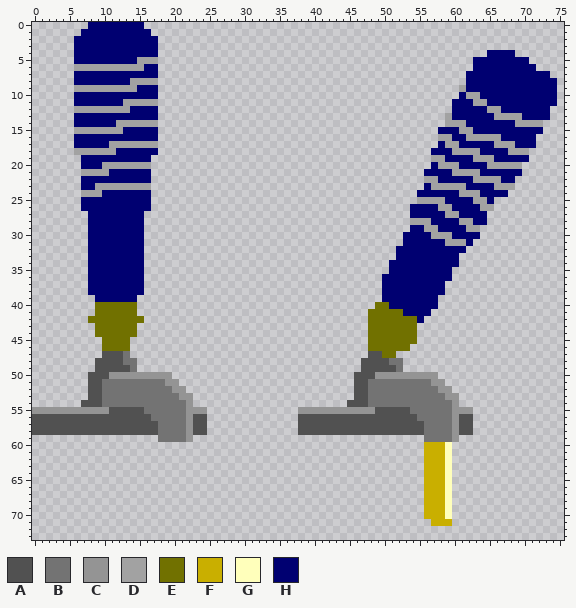
Two versions of one sprite sheet, Sprites/BarTap1.png. The picture above was drawn from the file before the commit.
The file is 76x74 pixels.
Palette (. is transparent): A #515151  B #737373  C #949494  D #a2a2a2  E #717100  F #c9af00  G #ffffbb  H #000071
Pixels before, first column x 0:
 0 ........HHHHHHHH...........................................................
 1 .......HHHHHHHHHH..........................................................
 2 ......HHHHHHHHHHHH.........................................................
 3 ......HHHHHHHHHHHH.........................................................
 4 ......HHHHHHHHHHHH...............................................HHHH......
 5 ......HHHHHHHHHDDD.............................................HHHHHHHH....
 6 ......DDDDDDDDDDHH.............................................HHHHHHHHH...
 7 ......HHHHHHHHHHHH............................................HHHHHHHHHHHH.
 8 ......HHHHHHHHDDDD............................................HHHHHHHHHHHHH
 9 ......DDDDDDDDDHHH...........................................DHHHHHHHHHHHHH
10 ......HHHHHHHHHHHH...........................................HDDHHHHHHHHHHH
11 ......HHHHHHHDDDDD..........................................HHHDDHHHHHHHHHH
12 ......DDDDDDDDHHHH..........................................HHHHHDDHHHHHHH.
13 ......HHHHHHHHHHHH.........................................DHHHHHHDDDDHHHH.
14 ......HHHHHHDDDDDD.........................................DDDHHHHHHHDDDD..
15 ......DDDDDDDHHHHH........................................HHHDDHHHHHHHHHH..
16 ......HHHHHHHHHHHH........................................DDHHDDDDDHHHHH...
17 ......HHHHHDDDDDDD........................................HDDHHHHHDDDHHH...
18 ......DDDDDDHHHHHH.......................................HHHDDDDHHHHDDD....
19 .......HHHHHHHHHH........................................DDHHHHDDDHHHHH....
20 .......HHHDDDDDDD........................................HDDDHHHHDDDDD.....
21 .......DDDDHHHHHH.......................................HHHHDDDDHHHHHH.....
22 .......HHHHHHHHHH.......................................DDHHHHHDDDDHH......
23 .......HHDDDDDDDD.......................................HDDDDDHHHHDDD......
24 .......DDDHHHHHHH......................................HHHHHHDDDHHHH.......
25 .......HHHHHHHHHH......................................DDDDHHHHDDH.........
26 .......HHHHHHHHHH.....................................HHHHDDHHHHDD.........
27 ........HHHHHHHH......................................HHHHHDDHHHH..........
28 ........HHHHHHHH......................................DDDHHHHDDHH..........
29 ........HHHHHHHH......................................HHDDHHHHDD...........
30 ........HHHHHHHH.....................................HHHHDDDHHHH...........
31 ........HHHHHHHH.....................................HHHHHHDDDH............
32 ........HHHHHHHH....................................HHHHHHHHHH.............
33 ........HHHHHHHH....................................HHHHHHHHH..............
34 ........HHHHHHHH...................................HHHHHHHHHH..............
35 ........HHHHHHHH...................................HHHHHHHHH...............
36 ........HHHHHHHH..................................HHHHHHHHHH...............
37 ........HHHHHHHH..................................HHHHHHHHH................
38 ........HHHHHHHH..................................HHHHHHHHH................
39 .........HHHHHH...................................HHHHHHHH.................
40 .........EEEEEE..................................EEHHHHHHH.................
41 .........EEEEEE.................................EEEEEHHHH..................
42 ........EEEEEEEE................................EEEEEEEH...................
43 .........EEEEEE.................................EEEEEEE....................
44 .........EEEEEE.................................EEEEEEE....................
45 ..........EEEE..................................EEEEEEE....................
46 ..........EEEE..................................EEEEEE.....................
47 ..........AAAB..................................AAEE.......................
48 .........AAAABB................................AAAABB......................
49 .........AAAAAB................................AAAAAB......................
50 ........AAACCCCCCCCC..........................AAACCCCCCCCC.................
51 ........AABBBBBBBBBCC.........................AABBBBBBBBBCC................
52 ........AABBBBBBBBBBCC........................AABBBBBBBBBBCC...............
53 ........AABBBBBBBBBBBCC.......................AABBBBBBBBBBBCC..............
54 .......AAABBBBBBBBBBBBC......................AAABBBBBBBBBBBBC..............
55 CCCCCCCCCCCAAAAABBBBBBCCC.............CCCCCCCCCCCAAAAABBBBBBCCC............
56 AAAAAAAAAAAAAAAAABBBBBCAA.............AAAAAAAAAAAAAAAAABBBBBCAA............
57 AAAAAAAAAAAAAAAAAABBBBCAA.............AAAAAAAAAAAAAAAAAABBBBCAA............
58 AAAAAAAAAAAAAAAAAABBBBCAA.............AAAAAAAAAAAAAAAAAABBBBCAA............
59 ..................BBBBC.................................BBBBC..............
60 ........................................................FFFG...............
61 ........................................................FFFG...............
62 ........................................................FFFG...............
63 ........................................................FFFG...............
64 ........................................................FFFG...............
65 ........................................................FFFG...............
66 ........................................................FFFG...............
67 ........................................................FFFG...............
68 ........................................................FFFG...............
69 ........................................................FFFG...............
70 ........................................................FFFG...............
71 .........................................................FFF...............
Once edited:
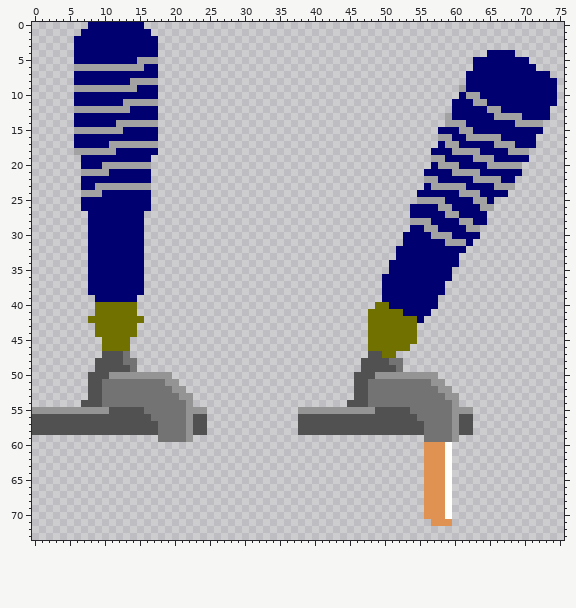
The edit:
colour F: #c9af00 -> #e09253
colour G: #ffffbb -> #fffffc
